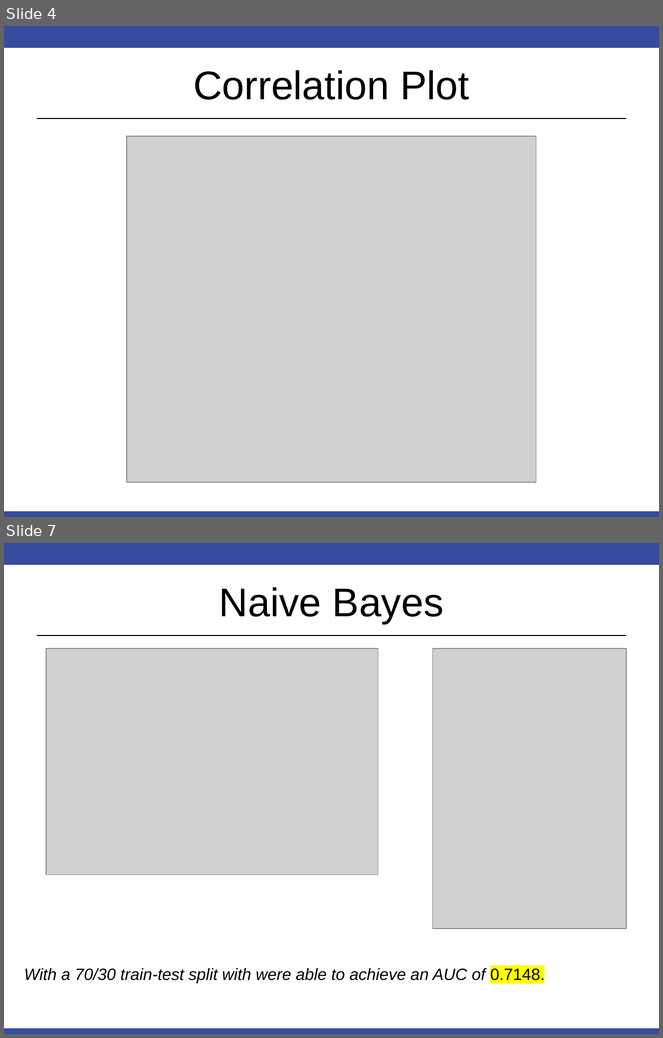
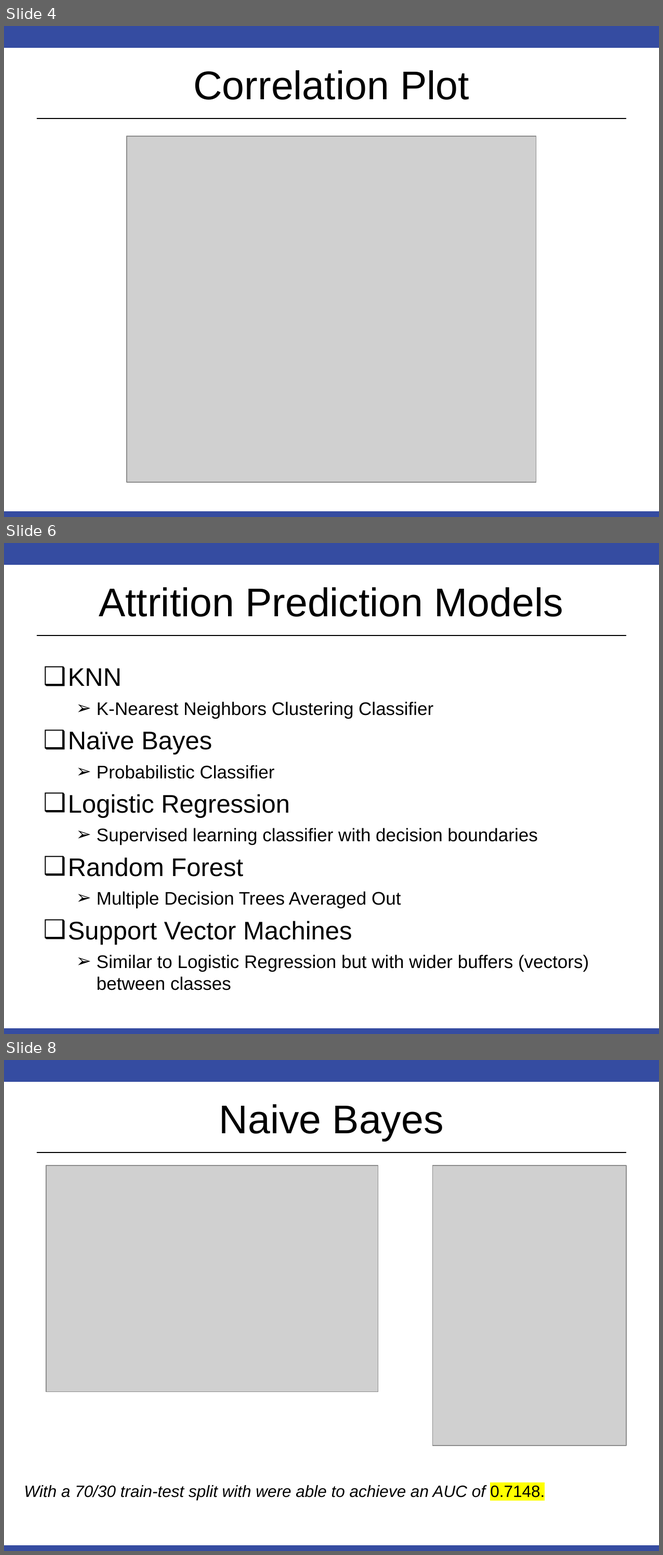
Before and after one commit to RobinsonCW/CaseStudy2DDS, a slide deck: presentations/DS6306_Proj2_Final_Presentation.pptx. Shown one above the other, each under a label of ours: slides 4 and 7 before the commit, slides 4, 6 and 8 after it; the slides between them are not shown. The pictures are 663x1038 and 663x1555 pixels, drawn with LibreOffice and Linux fonts; fonts in the diff are those of the drawing; grey boxes stand for pictures. Boxes give left, top, right and bottom in pixels: in the first picture for what was removed or moved away, otherwise in the second. Text is boxed around its words. In the diff, an @@ line names an element or a change of style, - is before the commit and + after.

Commit message:
update presentation with logistic model

```diff
--- a/presentations/DS6306_Proj2_Final_Presentation.pptx
+++ b/presentations/DS6306_Proj2_Final_Presentation.pptx
@@ slide 6 added at (4,543,659,1034), background #FFFFFF; not listed: 3 template elements that a slide beside it also shows @@
@@ title added at (99,587,564,617), 44 pt, text #000000 @@
+Attrition Prediction Models
@@ text added at (68,668,589,991), 20 pt, text #000000 @@
+❑ KNN
+  ➢ K-Nearest Neighbors Clustering Classifier
+❑ Naïve Bayes
+  ➢ Probabilistic Classifier
+❑ Logistic Regression
+  ➢ Supervised learning classifier with decision boundaries
+❑ Random Forest
+  ➢ Multiple Decision Trees Averaged Out
+❑ Support Vector Machines
+  ➢ Similar to Logistic Regression but with wider buffers (vectors) between classes
@@ what was slide 7 is now slide 8 @@
```
Also in this commit, not shown: 5 slides changed, 1 other slide added.
